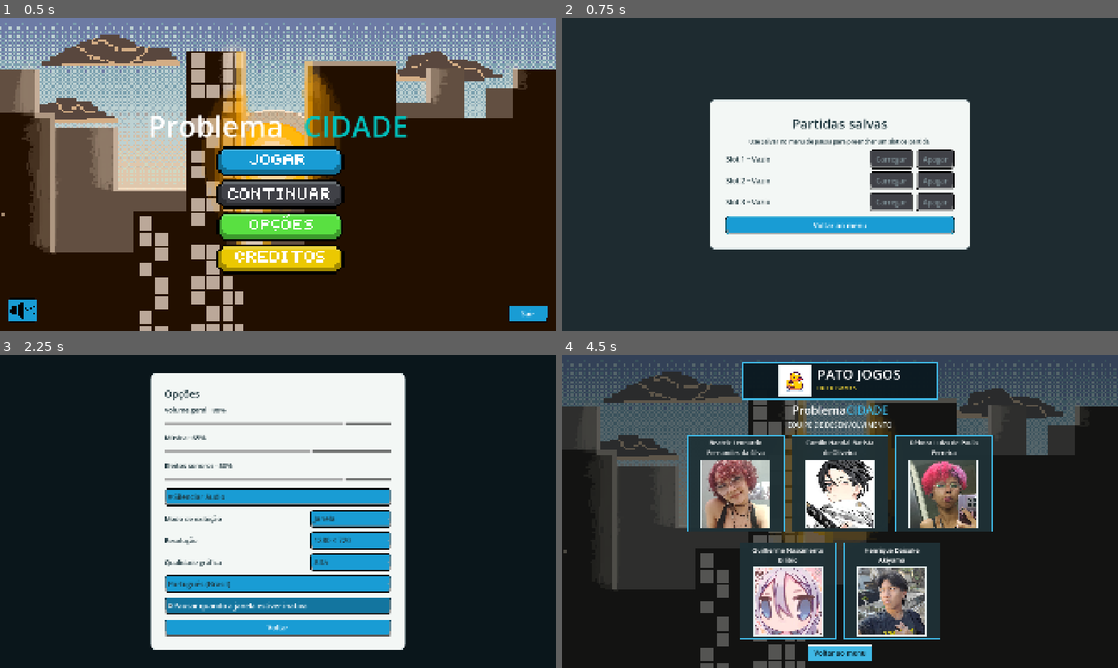
Above: before the commit, frames 1-4 (two rows, left to right).
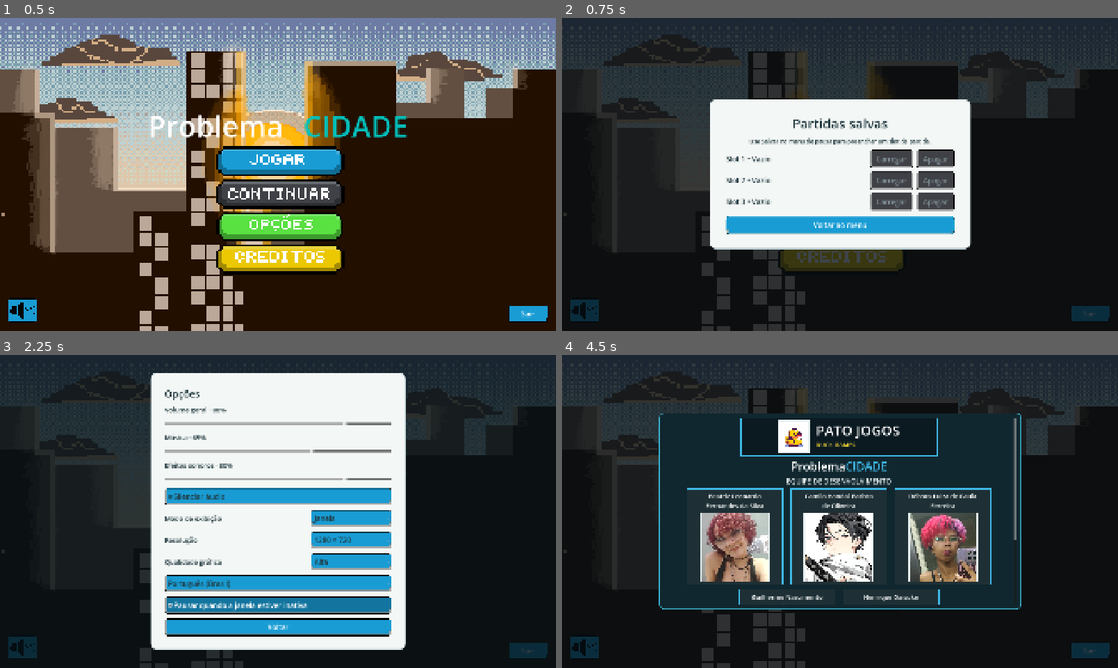
Above: after the commit, the same moments.

Repository: Jogojava/ProblemaCIDADE
Game: Godot game, scene res://scenes/ui/main_menu.tscn
Same seed, same stepped clock (60 frames per second), same inputs: the game is played once before the commit and once after it. Sound files missing from this copy of the repository are replaced by a short silence.
Inputs (mouse positions are in pixels of both pictures, inside the frame that each line leads up to):
- Up to frame 1 (0.5 s): no input
- Up to frame 2 (0.75 s): click "Continuar" at 0.5 s
- Up to frame 3 (2.25 s): click "Voltar ao menu" at 1.25 s; click "Opções" at 2 s
- Up to frame 4 (4.5 s): click (840, 596) at 2.75 s, where only the run after the commit has a clickable "Créditos"; click "Voltar" at 3.5 s; click "Créditos" at 4.25 s

Frame 1 is identical in both runs. In frame 2, 43% of the frame differs, in the area x 0-100%, y 10-100%; in frame 3, 13%; in frame 4, 54%, in the area x 0-100%, y 0-100%.

Commit message:
minor adjustments

Diff:
--- a/godot/scenes/ui/continuar.gd
+++ b/godot/scenes/ui/continuar.gd
@@ -1,18 +1,40 @@
 extends Control
 
+signal close_requested()
+
+var popup_mode := false
+
 func _ready() -> void:
+	if popup_mode:
+		$Background.hide()
+		_add_popup_backdrop()
 	for slot in range(1, SaveManager.SLOT_COUNT + 1):
 		var row: HBoxContainer = $Center/Panel/Margin/Content/Slots.get_node("Slot%d" % slot)
-		var data := SaveManager.read_slot(slot)
-		row.get_node("Info").text = "Slot %d • %s" % [slot, _slot_description(data)]
-		row.get_node("Info").autowrap_mode = TextServer.AUTOWRAP_WORD_SMART
-		row.get_node("Info").custom_minimum_size.x = 440
-		row.get_node("LoadButton").disabled = data.is_empty()
-		row.get_node("DeleteButton").disabled = data.is_empty()
 		row.get_node("LoadButton").pressed.connect(_load_slot.bind(slot))
 		row.get_node("DeleteButton").pressed.connect(_delete_slot.bind(slot))
 	$Center/Panel/Margin/Content/BackButton.pressed.connect(_go_back)
 	$Center/Panel/Margin/Content/BackButton.grab_focus()
+	_refresh_slots()
+
+func _add_popup_backdrop() -> void:
+	var shade := ColorRect.new()
+	shade.name = "PopupBackdrop"
+	shade.color = Color(0.025, 0.055, 0.075, 0.78)
+	shade.mouse_filter = Control.MOUSE_FILTER_STOP
+	shade.set_anchors_and_offsets_preset(Control.PRESET_FULL_RECT)
+	add_child(shade)
+	move_child(shade, 0)
+
+func _refresh_slots() -> void:
+	for slot in range(1, SaveManager.SLOT_COUNT + 1):
+		var row: HBoxContainer = $Center/Panel/Margin/Content/Slots.get_node("Slot%d" % slot)
+		var data := SaveManager.read_slot(slot)
+		var info := row.get_node("Info") as Label
+		info.text = "Slot %d • %s" % [slot, _slot_description(data)]
+		info.autowrap_mode = TextServer.AUTOWRAP_WORD_SMART
+		info.custom_minimum_size.x = 440
+		row.get_node("LoadButton").disabled = data.is_empty()
+		row.get_node("DeleteButton").disabled = data.is_empty()
 
 func _slot_description(data: Dictionary) -> String:
 	if data.is_empty():
@@ -32,8 +54,12 @@
 	dialog.content.add_child(UIFactory.label(tr("O slot %d e seu backup serão removidos.") % slot))
 	dialog.content.add_child(UIFactory.button(tr("Confirmar exclusão"), func():
 		SaveManager.delete_slot(slot)
-		get_tree().reload_current_scene()))
+		_refresh_slots()
+		dialog.overlay.queue_free()))
 	dialog.content.add_child(UIFactory.button(tr("Cancelar"), func(): dialog.overlay.queue_free()))
 
 func _go_back() -> void:
-	get_tree().change_scene_to_file("res://scenes/ui/main_menu.tscn")
+	if popup_mode:
+		close_requested.emit()
+	else:
+		get_tree().change_scene_to_file("res://scenes/ui/main_menu.tscn")
--- a/godot/scenes/ui/creditos_script.gd
+++ b/godot/scenes/ui/creditos_script.gd
@@ -1,8 +1,67 @@
 extends Control
+
+signal close_requested()
+
+var popup_mode := false
 
 func _ready() -> void:
 	theme = SettingsService.game_theme
 	$Background.texture_filter = CanvasItem.TEXTURE_FILTER_NEAREST
+	if popup_mode:
+		_make_popup()
+
+func _make_popup() -> void:
+	$Background.hide()
+	$Shade.hide()
+	var content := $Content as VBoxContainer
+	remove_child(content)
+
+	var shade := ColorRect.new()
+	shade.name = "PopupBackdrop"
+	shade.color = Color(0.025, 0.055, 0.075, 0.78)
+	shade.mouse_filter = Control.MOUSE_FILTER_STOP
+	shade.set_anchors_and_offsets_preset(Control.PRESET_FULL_RECT)
+	add_child(shade)
+	move_child(shade, 0)
+
+	var center := CenterContainer.new()
+	center.name = "PopupCenter"
+	center.set_anchors_and_offsets_preset(Control.PRESET_FULL_RECT)
+	add_child(center)
+	var viewport_size := get_viewport_rect().size
+	var popup_size := Vector2(minf(1240.0, viewport_size.x - 48.0), minf(680.0, viewport_size.y - 48.0))
+	var panel := PanelContainer.new()
+	panel.custom_minimum_size = popup_size
+	center.add_child(panel)
+	var panel_style := StyleBoxFlat.new()
+	panel_style.bg_color = Color("10272f")
+	panel_style.border_color = Color("3fb8d5")
+	panel_style.set_border_width_all(3)
+	panel_style.set_corner_radius_all(16)
+	panel.add_theme_stylebox_override("panel", panel_style)
+
+	var margin := MarginContainer.new()
+	for side in ["left", "top", "right", "bottom"]:
+		margin.add_theme_constant_override("margin_" + side, 14)
+	panel.add_child(margin)
+	var scroll := ScrollContainer.new()
+	scroll.name = "CreditsScroll"
+	scroll.horizontal_scroll_mode = ScrollContainer.SCROLL_MODE_DISABLED
+	scroll.size_flags_vertical = Control.SIZE_EXPAND_FILL
+	margin.add_child(scroll)
+	content.set_anchors_and_offsets_preset(Control.PRESET_TOP_LEFT)
+	content.offset_left = 0.0
+	content.offset_top = 0.0
+	content.offset_right = 0.0
+	content.offset_bottom = 0.0
+	content.size_flags_horizontal = Control.SIZE_FILL
+	content.size_flags_vertical = Control.SIZE_SHRINK_BEGIN
+	var content_minimum := content.get_combined_minimum_size()
+	content.custom_minimum_size = Vector2(maxf(content_minimum.x, popup_size.x - 32.0), content_minimum.y)
+	scroll.add_child(content)
 
 func voltar_on_pressed() -> void:
-	get_tree().change_scene_to_file("res://scenes/ui/main_menu.tscn")
+	if popup_mode:
+		close_requested.emit()
+	else:
+		get_tree().change_scene_to_file("res://scenes/ui/main_menu.tscn")
--- a/godot/scenes/ui/main_menu.gd
+++ b/godot/scenes/ui/main_menu.gd
@@ -1,6 +1,11 @@
 extends Control
 
+const SAVES_SCENE := preload("res://scenes/ui/carregar.tscn")
+const OPTIONS_SCENE := preload("res://scenes/ui/opcoes.tscn")
+const CREDITS_SCENE := preload("res://scenes/ui/creditos.tscn")
+
 @onready var quit_confirmation: ConfirmationDialog = $QuitConfirmation
+var _active_popup: Control
 
 func _ready() -> void:
 	theme = SettingsService.game_theme
@@ -19,6 +24,12 @@
 	$Menu/VBoxContainer/continuar.tooltip_text = "Abrir slots de salvamento."
 	SettingsService.changed.connect(_apply_design)
 	_apply_design()
+
+func _unhandled_input(event: InputEvent) -> void:
+	if _active_popup != null and is_instance_valid(_active_popup):
+		if event is InputEventKey and event.pressed and not event.echo and event.keycode == KEY_ESCAPE:
+			_close_active_popup()
+			get_viewport().set_input_as_handled()
 
 func _on_exit_pressed() -> void:
 	quit_confirmation.popup_centered()
@@ -51,13 +62,33 @@
 	city_name.grab_focus()
 
 func _on_btcontinuar_pressed() -> void:
-	get_tree().change_scene_to_file("res://scenes/ui/carregar.tscn")
+	_open_popup(SAVES_SCENE)
 
 func _on_btopcoes_pressed() -> void:
-	get_tree().change_scene_to_file("res://scenes/ui/opcoes.tscn")
+	_open_popup(OPTIONS_SCENE)
 
 func _on_btcreditos_pressed() -> void:
-	get_tree().change_scene_to_file("res://scenes/ui/creditos.tscn")
+	_open_popup(CREDITS_SCENE)
+
+func _open_popup(scene: PackedScene) -> void:
+	if _active_popup != null and is_instance_valid(_active_popup):
+		return
+	var popup := scene.instantiate() as Control
+	popup.set("popup_mode", true)
+	popup.theme = theme
+	popup.set_anchors_and_offsets_preset(Control.PRESET_FULL_RECT)
+	popup.z_index = 100
+	popup.connect("close_requested", _close_active_popup)
+	_active_popup = popup
+	add_child(popup)
+
+func _close_active_popup() -> void:
+	if _active_popup == null or not is_instance_valid(_active_popup):
+		_active_popup = null
+		return
+	_active_popup.hide()
+	_active_popup.queue_free()
+	_active_popup = null
 
 func _on_sound_pressed() -> void:
 	SettingsService.update("muted", not bool(SettingsService.values.muted))
--- a/godot/scenes/ui/main_menu.tscn
+++ b/godot/scenes/ui/main_menu.tscn
@@ -3,7 +3,6 @@
 [ext_resource type="Script" uid="uid://oa87qvchjlvh" path="res://scenes/ui/main_menu.gd" id="1_sl1te"]
 [ext_resource type="Texture2D" uid="uid://urj72jqu74f2" path="res://assets/ui/pixilart-drawing.png" id="2_fe2o3"]
 [ext_resource type="AudioStream" uid="uid://htt18cmjx7my" path="res://assets/soundtrack/src_aud_lobby-classic-game.mp3" id="3_m1kxf"]
-[ext_resource type="Script" uid="uid://bdt4niw76wyj0" path="res://scripts/kkkkkkkk.gd" id="4_x2yvf"]
 
 [node name="TittleScreen" type="Control" unique_id=1596576623]
 layout_mode = 3
@@ -147,4 +146,3 @@
 [node name="AudioStreamPlayer" type="AudioStreamPlayer" parent="." unique_id=684694698]
 stream = ExtResource("3_m1kxf")
 autoplay = true
-script = ExtResource("4_x2yvf")
--- a/godot/scenes/ui/opcoes.gd
+++ b/godot/scenes/ui/opcoes.gd
@@ -1,12 +1,21 @@
 extends Control
+
+signal close_requested()
+
+var popup_mode := false
 
 func _ready() -> void:
 	for child in $Center.get_children():
 		child.queue_free()
+	if popup_mode:
+		$Background.hide()
 	var dialog := UIFactory.dialog(self, tr("Opções"), 880)
 	var column: VBoxContainer = dialog.content
 	SettingsService.build_options(column)
 	column.add_child(UIFactory.button(tr("Voltar"), _go_back))
 
 func _go_back() -> void:
-	get_tree().change_scene_to_file("res://scenes/ui/main_menu.tscn")
+	if popup_mode:
+		close_requested.emit()
+	else:
+		get_tree().change_scene_to_file("res://scenes/ui/main_menu.tscn")
--- a/godot/scripts/eventdatabase.gd
+++ b/godot/scripts/eventdatabase.gd
@@ -61,7 +61,7 @@
 func register_default_problems() -> void:
 	var problems := {
 		"aura_travessia": {
-			"title": "Ajude AURA na travessia",
+			"title": "Ajude AURA na travessia VENIDA",
 			"image": "res://assets/problems/aura.png",
 			"description": "Uma senhora precisa atravessar uma rua de 8 metros. Ela anda a 1 metro por segundo e descansa por 3 segundos a cada 4 metros. O sinal fica aberto por 15 segundos; ela leva 2 segundos para interpretar a luz e mais 1 para começar a andar. Ela consegue atravessar?",
 			"category": CATEGORY_OPTIONAL,
@@ -85,7 +85,7 @@
 			"explanation": "25% de 80 são 20 refeições extras. Então, 500 + 12 × (80 + 20) = R$ 1.700."
 		},
 		"transporte_proporcional": {
-			"title": "Abastecimento e proporcionalidade",
+			"title": "ABUStecimento & ProporcionaCIDADE",
 			"image": "res://assets/problems/onibus.png",
 			"description": "Uma verba de R$ 300 mil será distribuída proporcionalmente entre bairros com 50, 30 e 70 famílias. Quanto cada bairro deve receber, respectivamente?",
 			"category": CATEGORY_COMMON,
--- a/godot/scripts/kkkkkkkk.gd
+++ /dev/null
@@ -1,25 +0,0 @@
-extends AudioStreamPlayer
-
-@export var tempo_para_ficar_grave: float = 30.0
-@export var pitch_final: float = 0.5
-
-var tempo_passado := 0.0
-
-func _ready() -> void:
-	pitch_scale = 1.0
-	finished.connect(_reiniciar_musica)
-	play()
-
-func _process(delta: float) -> void:
-	if not playing:
-		return
-
-	tempo_passado += delta
-	var progresso: float = clamp(tempo_passado / tempo_para_ficar_grave, -2.0, 1.0)
-
-	pitch_scale = lerp(1.0, pitch_final, progresso)
-
-func _reiniciar_musica() -> void:
-	tempo_passado = 0.0
-	pitch_scale = 1.0
-	play()
Not shown, removed: godot/scripts/kkkkkkkk.gd.uid
